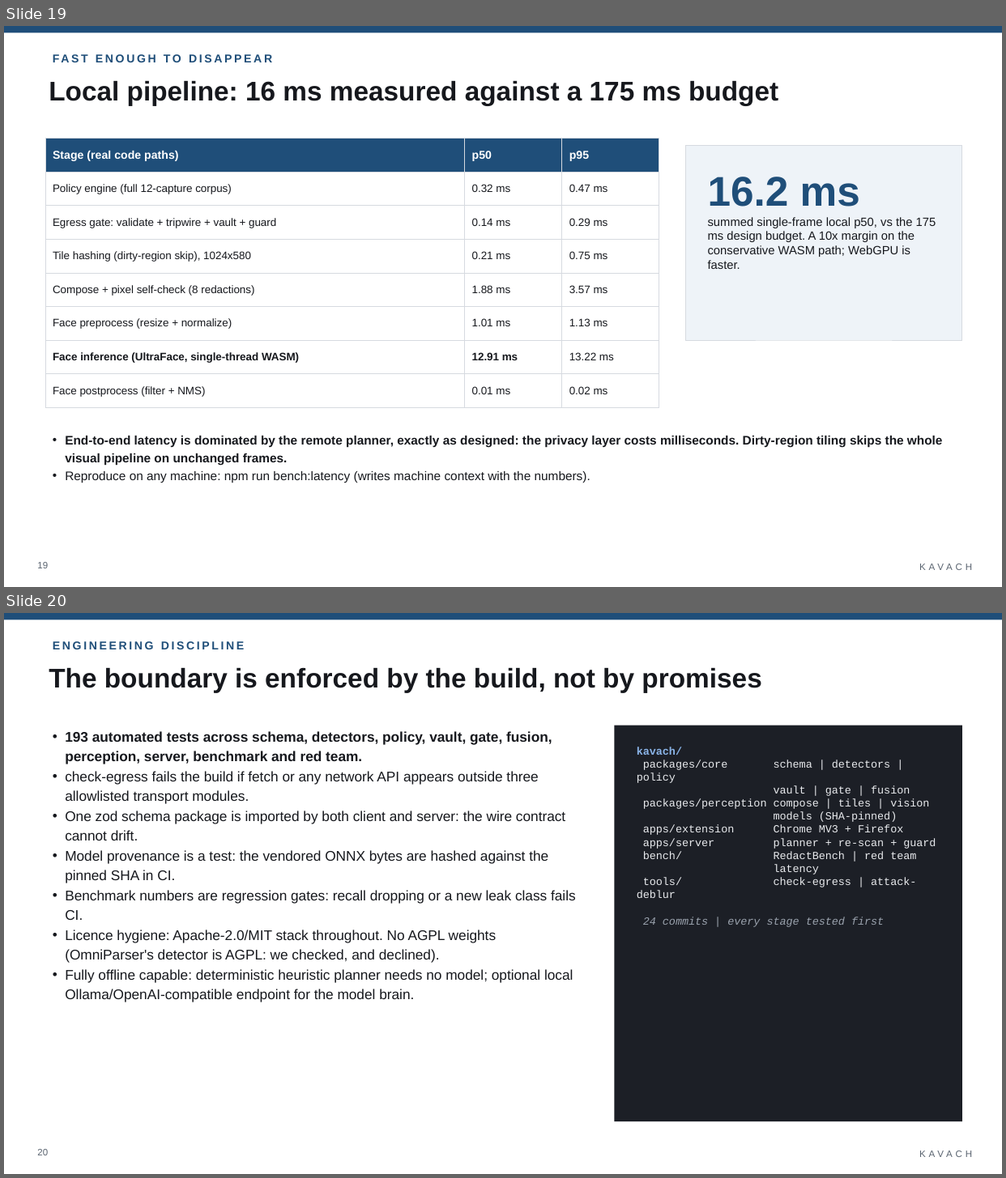
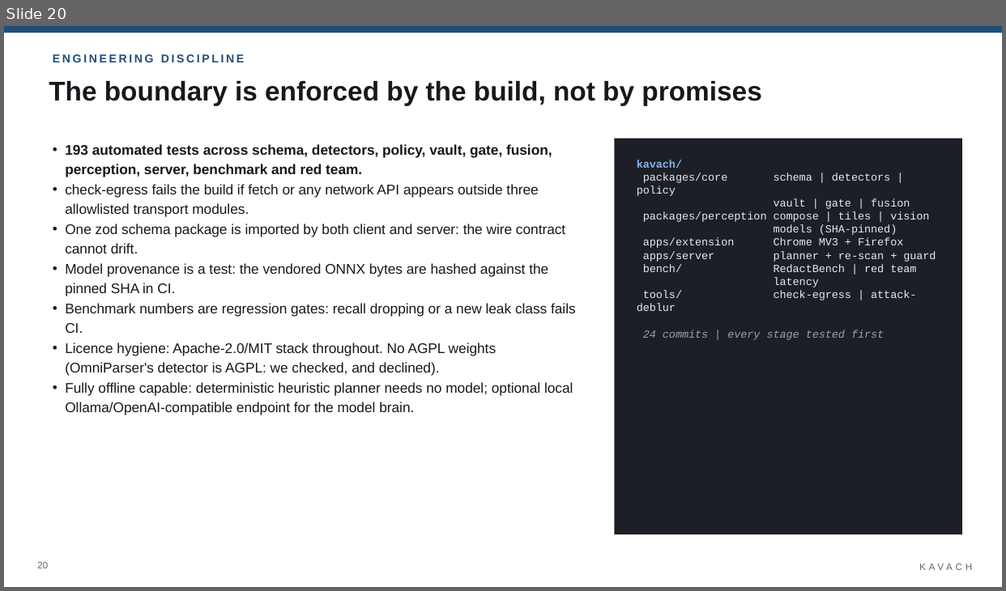
Before and after one commit to BhoomiAgrawal12/browser-vision-agent, a slide deck: docs/Kavach-SIH2026-Deck.pptx. Shown one above the other, each under a label of ours: slides 19 and 20 before the commit, slide 20 after it. The pictures are 1006x1178 and 1006x591 pixels, drawn with LibreOffice and Linux fonts; fonts in the diff are those of the drawing. Boxes give left, top, right and bottom in pixels: in the first picture for what was removed or moved away, otherwise in the second. Text is boxed around its words. In the diff, an @@ line names an element or a change of style, - is before the commit and + after.

Commit message:
Add complete benchmark slides with validated charts
Slide 18 is the comprehensive benchmark: five stat tiles (100% micro
precision, 0 invariant leaks, 0 false alarms, 15.9 ms local p50, 10/10
red team), a grouped per-class detection table with the documented gaps
in plain sight, the fortress trade-off, and the measured latency
waterfall chart. Slide 19 carries the full 18-class recall chart with
annotated gaps, the blur-attack comparison, the executable red team
results and the suite footprint. Charts are hand-built SVG following
the dataviz method (single-hue marks, direct labels, flat baseline with
rounded data ends, recessive grid, palette contrast validated) and are
rendered to PNG by the same headless pipeline as the rest of the deck.
Fresh bench run: 15.9 ms summed single-frame p50 this pass.

```diff
--- a/docs/Kavach-SIH2026-Deck.pptx
+++ b/docs/Kavach-SIH2026-Deck.pptx
@@ slide 19 removed at (4,26,1002,587), background #FFFFFF; not listed: 2 template elements that a slide beside it also shows @@
@@ text removed at (164,54,181,62) @@
-FAST ENOUGH TO DISAPPEAR
@@ text removed at (49,80,778,106) @@
-Local pipeline: 16 ms measured against a 175 ms budget
@@ table removed at (45,139,659,400), 8 rows, 3 columns @@
-Stage (real code paths) | p50 | p95
-Policy engine (full 12-capture corpus) | 0.32 ms | 0.47 ms
-Egress gate: validate + tripwire + vault + guard | 0.14 ms | 0.29 ms
-Tile hashing (dirty-region skip), 1024x580 | 0.21 ms | 0.75 ms
-Compose + pixel self-check (8 redactions) | 1.88 ms | 3.57 ms
-Face preprocess (resize + normalize) | 1.01 ms | 1.13 ms
-Face inference (UltraFace, single-thread WASM) | 12.91 ms | 13.22 ms
-Face postprocess (filter + NMS) | 0.01 ms | 0.02 ms
@@ rectangle removed at (685,146,962,340) @@
@@ text removed at (708,177,936,269) @@
-16.2 ms
-summed single-frame local p50, vs the 175 ms design budget. A 10x margin on the conservative WASM path; WebGPU is faster.
@@ text removed at (65,436,943,483) @@
-• End-to-end latency is dominated by the remote planner, exactly as designed: the privacy layer costs milliseconds. Dirty-region tiling skips the whole visual pipeline on unchanged frames.
-• Reproduce on any machine: npm run bench:latency (writes machine context with the numbers).
@@ page number removed at (37,562,48,569) @@
-19
```
Also in this commit, not shown: 1 slide changed, 2 slides added, 1 other slide removed, 6 other files.
